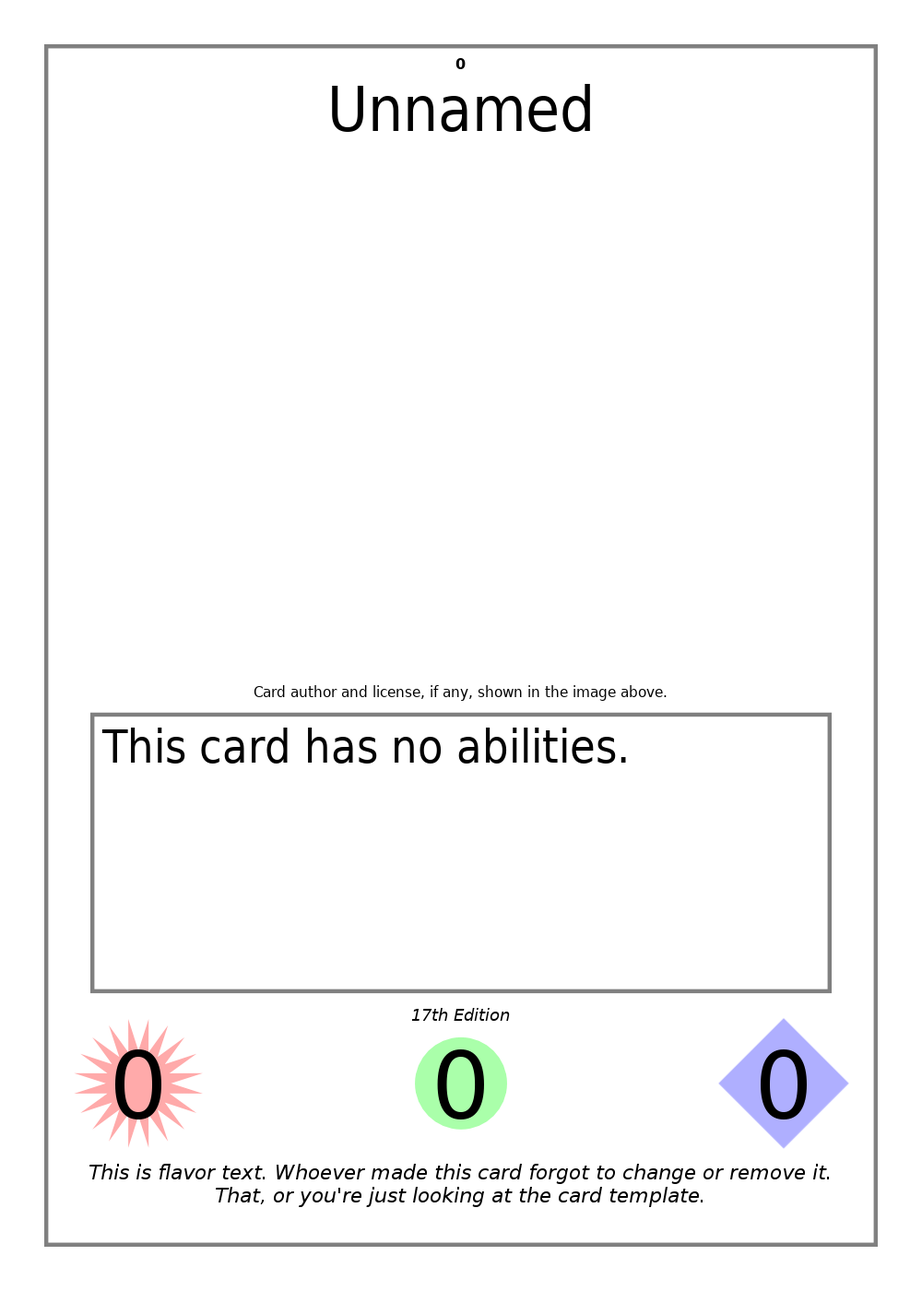
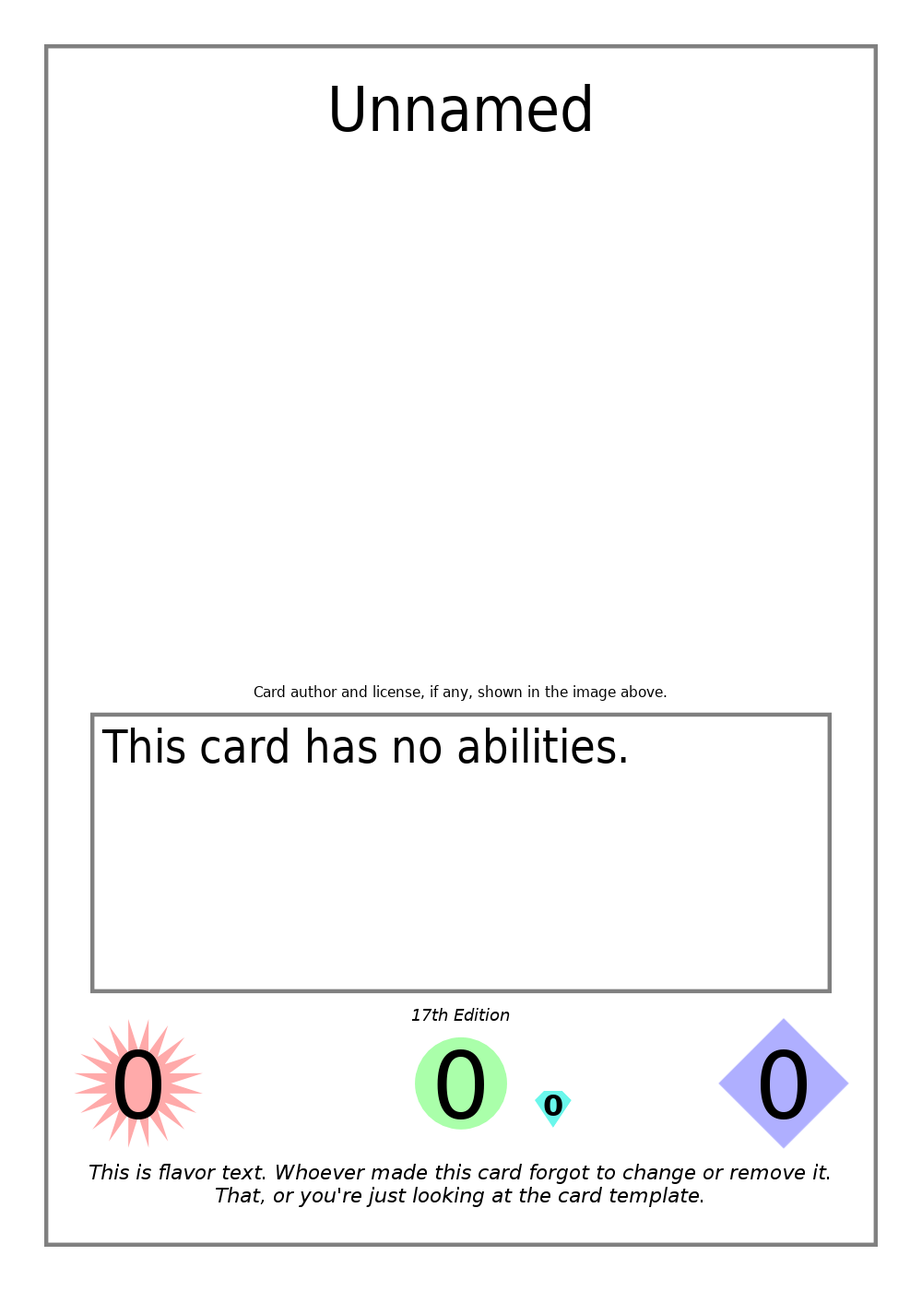
Comparing the layer stacks of the two (922, 1291) images. Changes:
moved "Ultra Points" above "Edition Indicator", painted on it over [455, 58, 563, 1117]
added layer "Ultra Points Symbol" above "Minion Template" over [535, 1091, 572, 1129]
